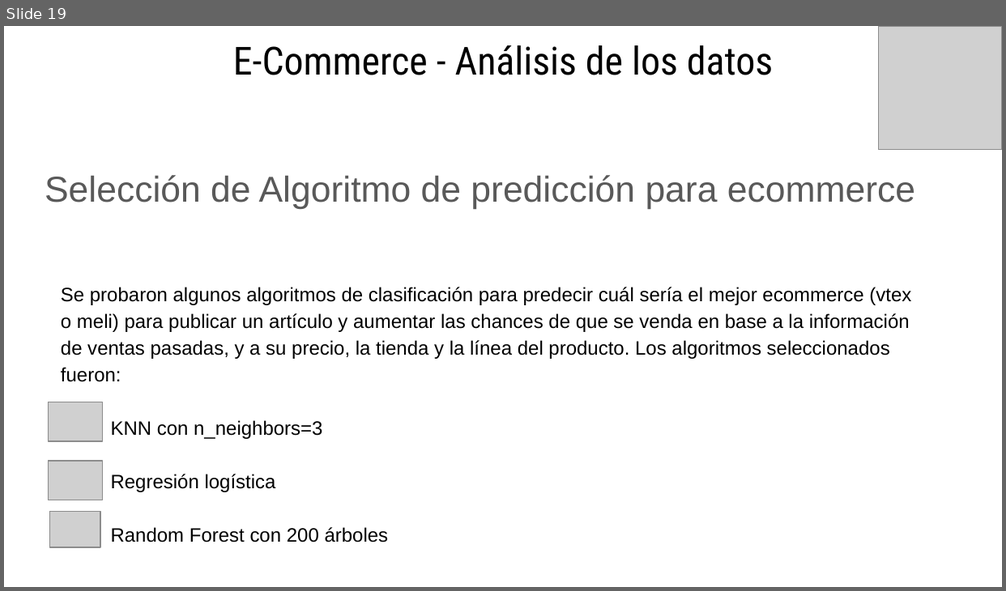
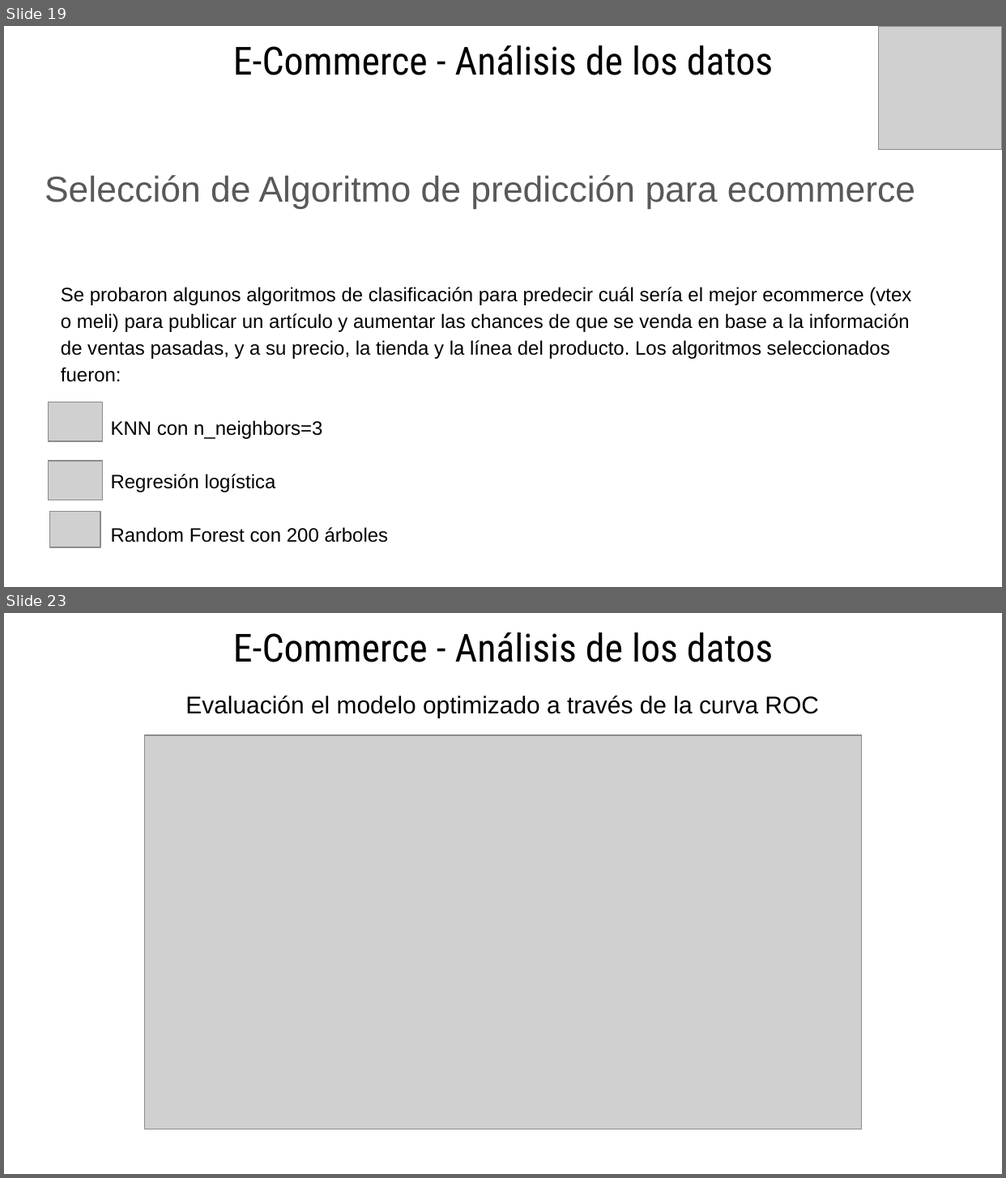
Before and after one commit to eliasguillermo/ds-ecommerce, a slide deck: PROYECTO FINAL - PRESENTANCION GERENCIAL.pptx. Shown one above the other, each under a label of ours: slide 19 before the commit, slides 19 and 23 after it; the slides between them are not shown. The pictures are 1006x591 and 1006x1178 pixels, drawn with LibreOffice and Linux fonts; fonts in the diff are those of the drawing; grey boxes stand for pictures. Boxes give left, top, right and bottom in pixels: in the first picture for what was removed or moved away, otherwise in the second. Text is boxed around its words. In the diff, an @@ line names an element or a change of style, - is before the commit and + after.

```diff
--- a/PROYECTO FINAL - PRESENTANCION GERENCIAL.pptx
+++ b/PROYECTO FINAL - PRESENTANCION GERENCIAL.pptx
@@ slide 23 added at box(4, 613, 1002, 1174), background #FFFFFF @@
@@ text added at box(233, 632, 773, 662), 28 pt, text #000000 @@
+E-Commerce - Análisis de los datos
@@ text added at box(185, 696, 819, 718), 17.5 pt, text #000000 @@
+Evaluación el modelo optimizado a través de la curva ROC
@@ picture added at box(145, 736, 863, 1130) @@
```
Also in this commit, not shown: 2 slides changed, 3 other slides added, 1 slide removed.
